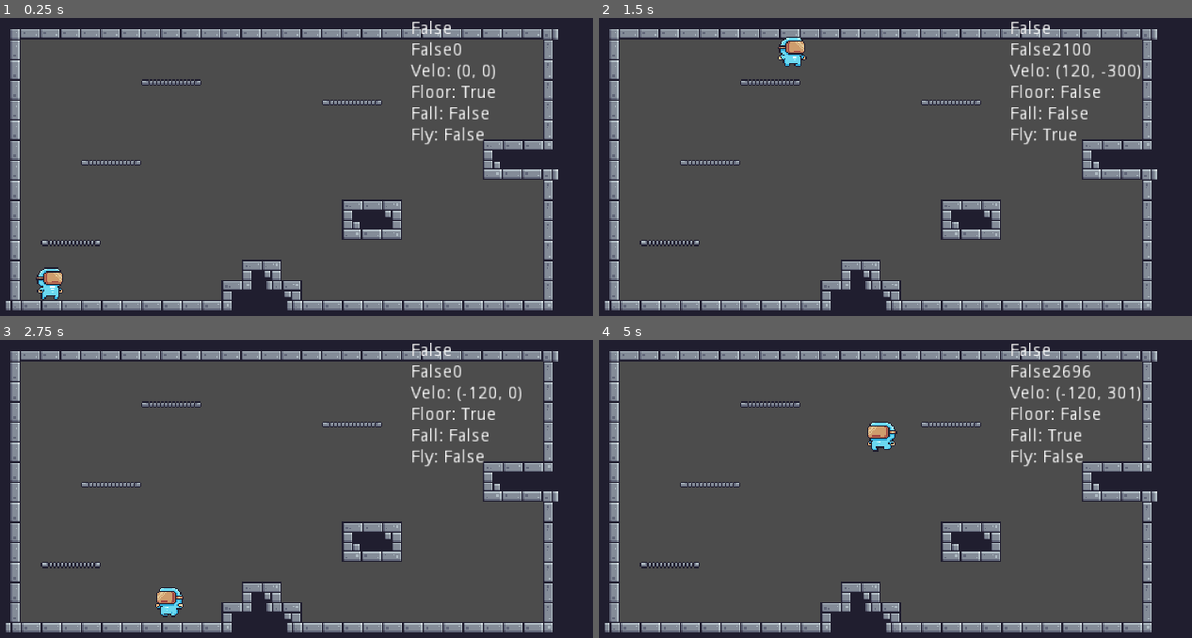
Above: before the commit, frames 1-4 (two rows, left to right).
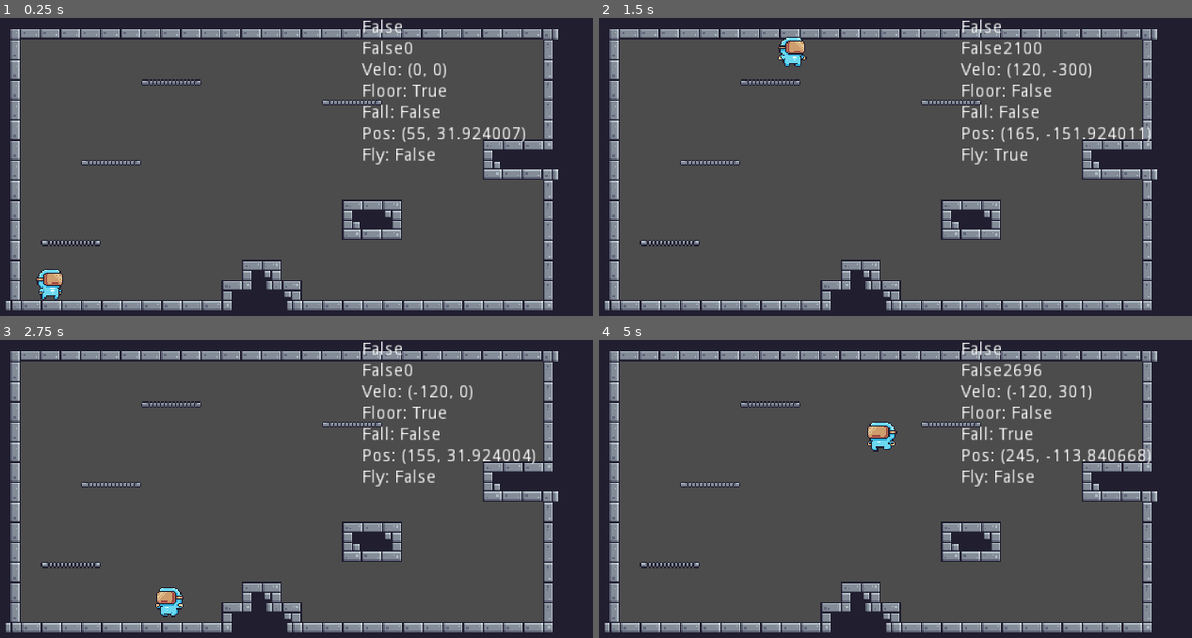
Above: after the commit, the same moments.

Repository: N0TKEY/learning_platformer
Game: Godot game, scene res://scenes/Game.tscn
The game is run twice, just before and just after one commit, with the same random seed, the same clock (stepped at 60 frames per second) and the same inputs.
Inputs:
- Up to frame 1 (0.25 s): no input
- Up to frame 2 (1.5 s): hold Right (ui_right) from 0.53 s (still down); tap Up (ui_up) at 0.6, 0.77, 1.07, 1.35 s
- Up to frame 3 (2.75 s): tap Up (ui_up) at 1.52, 1.82, 2.1 s; release Right (ui_right) at 2.03 s; hold Left (ui_left) from 2.03 s (still down)
- Up to frame 4 (5 s): release Left (ui_left) at 2.78 s; hold Right (ui_right) 2.78-4.28 s; tap Up (ui_up) at 2.85, 3.02, 3.32, 3.6, 3.77, 4.07, 4.35, 4.52, 4.82 s; hold Left (ui_left) from 4.28 s (still down)

The runs differ from the first frame. In frame 1, 2.8% of the frame differs, in the area x 6-89%, y 0-94%; in frame 2, 2.9%; in frame 3, 2.7%; in frame 4, 3.0%, in the area x 60-94%, y 0-50%.

Commit message:
Update jump
Учитывается потолок при анимации и двойном прыжке.

Diff:
--- a/scenes/Game.tscn
+++ b/scenes/Game.tscn
@@ -6,12 +6,12 @@
 [node name="Node2D" type="Node2D"]
 
 [node name="KinematicBody2D" parent="." instance=ExtResource( 1 )]
-position = Vector2( 54, 42 )
+position = Vector2( 55, 30 )
 
 [node name="Level_1" parent="." instance=ExtResource( 2 )]
 
 [node name="Label" type="Label" parent="."]
-margin_left = 343.0
-margin_top = -175.0
-margin_right = 383.0
-margin_bottom = -161.0
+margin_left = 304.0
+margin_top = -176.0
+margin_right = 344.0
+margin_bottom = -162.0
--- a/scenes/Player.gd
+++ b/scenes/Player.gd
@@ -1,4 +1,7 @@
 extends KinematicBody2D
+
+onready var playerMove = $".".global_position
+var playerMoveNew
 var speed = 120
 var jump = 3800
 var jumpLine = 0
@@ -11,6 +14,7 @@
 onready var newLabel = get_parent().get_node("Label")
 
 func _physics_process(delta):
+	playerMoveNew = $".".global_position
 	newLabel.text = ""
 	if is_on_floor():
 		jumpLine = 0
@@ -23,6 +27,7 @@
 		velocitySet()
 
 	if fly:
+
 		velocity.y = -1
 		if jumpLine >= jump and fly:
 			fly = false
@@ -50,7 +55,10 @@
 	velocity = move_and_slide(velocity, FLOOR)
 	newLabel.text += "Floor: " + str(is_on_floor()) + "\n"
 	newLabel.text += "Fall: " + str(fall) + "\n"
+	newLabel.text += "Pos: " + str(playerMove) + "\n"
+
 	animates_player(velocity)
+	playerMove = playerMoveNew
 
 
 func velocitySet():
@@ -64,7 +72,7 @@
 			$Sprite.flip_h = false
 	else:
 		velocity.x = 0
-	if Input.is_action_just_pressed("ui_up") and (is_on_floor() or !duble_jump or is_on_wall()):
+	if Input.is_action_just_pressed("ui_up") and (is_on_floor() or !duble_jump or is_on_wall()) and !(playerMove == playerMoveNew and jumpLine != 0):
 		fly = true
 		fall = false
 		jumpLine = 0
@@ -75,7 +83,7 @@
 
 func animates_player(direction: Vector2):
 	newLabel.text += "Fly: " + str(fly) + "\n"
-	if duble_jump and fly:
+	if duble_jump and fly and !(playerMove == playerMoveNew and jumpLine != 0):
 			$Sprite.play("D_Jump")
 	else:
 		if direction.x != 0:
--- a/scenes/Player.tscn
+++ b/scenes/Player.tscn
@@ -299,8 +299,8 @@
 
 [node name="Sprite" type="AnimatedSprite" parent="."]
 frames = SubResource( 25 )
-animation = "D_Jump"
-frame = 5
+animation = "Idle"
+frame = 10
 playing = true
 
 [node name="CollisionShape2D" type="CollisionShape2D" parent="."]
